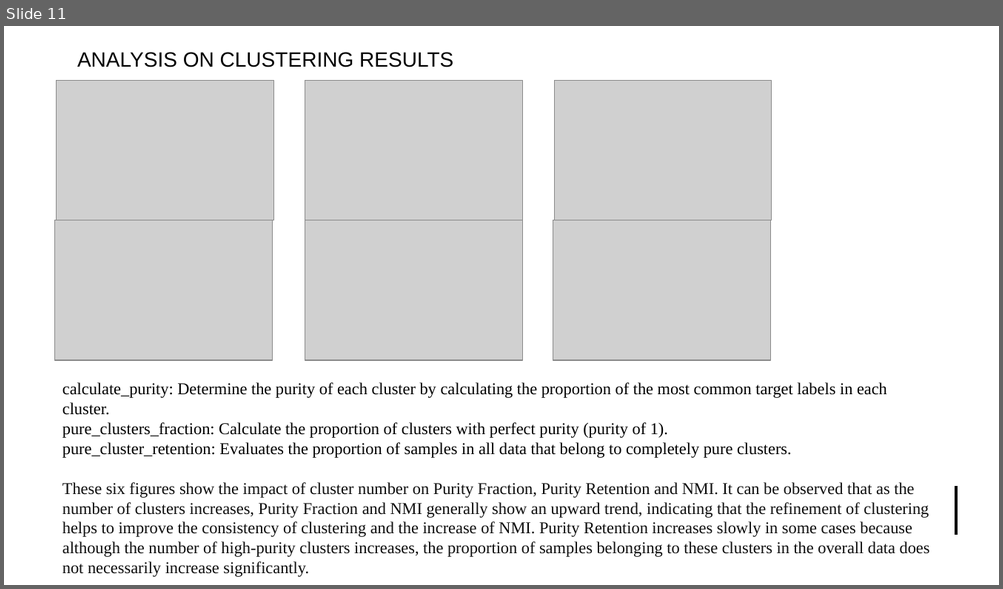
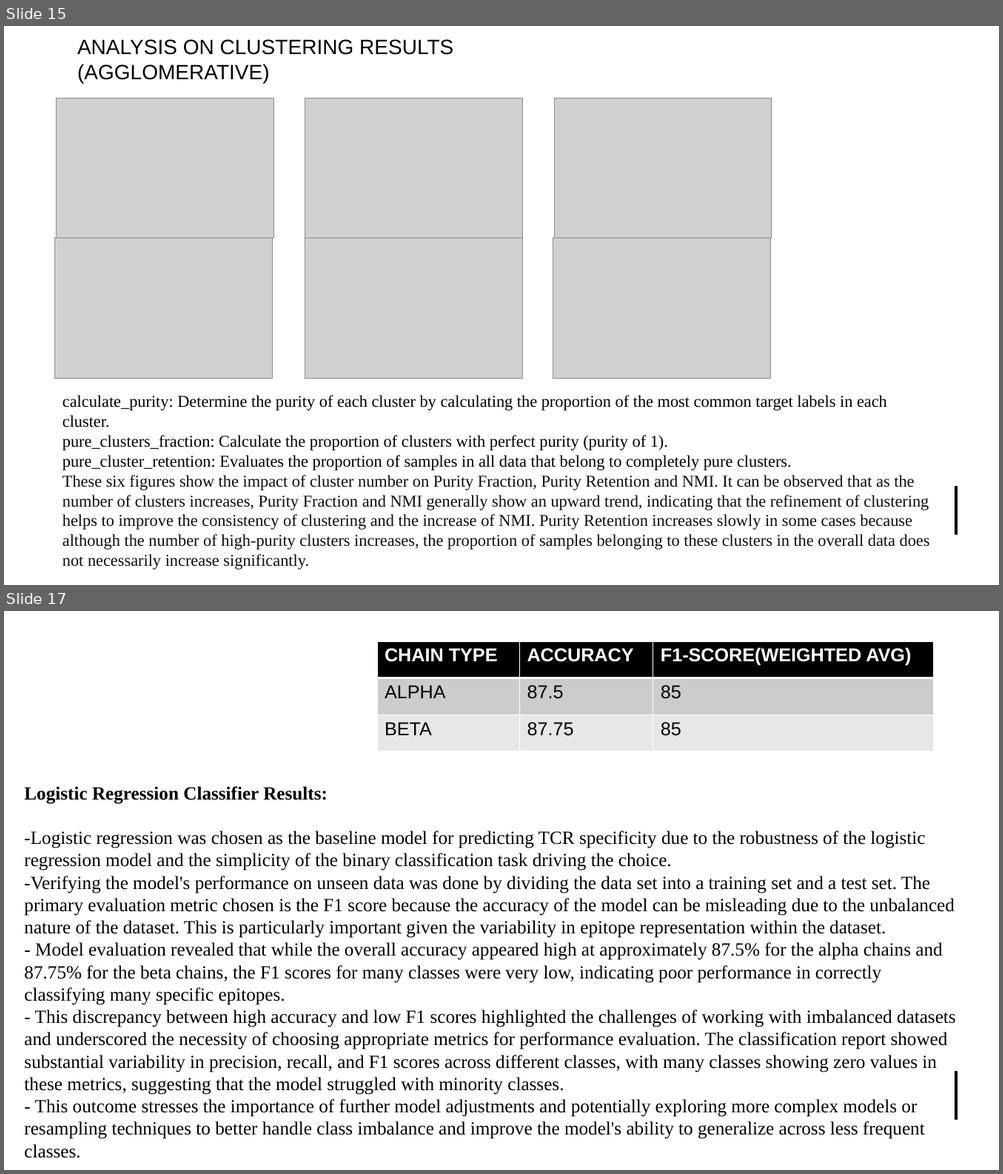
Before and after one commit to UoB-DSMP-2023-24/dsmp-2024-group4, a slide deck: summative presentation/Summative Oral Presentation-Group 4.pptx. Shown one above the other, each under a label of ours: slide 11 before the commit, slides 15 and 17 after it; the slides between them are not shown. The pictures are 1003x589 and 1003x1174 pixels, drawn with LibreOffice and Linux fonts; fonts in the diff are those of the drawing; grey boxes stand for pictures. Boxes give left, top, right and bottom in pixels: in the first picture for what was removed or moved away, otherwise in the second. Text is boxed around its words. In the diff, an @@ line names an element or a change of style, - is before the commit and + after.

```diff
--- a/summative presentation/Summative Oral Presentation-Group 4.pptx
+++ b/summative presentation/Summative Oral Presentation-Group 4.pptx
@@ slide 17 added at (4, 611, 999, 1170), background #FFFFFF; not listed: 1 template element that a slide beside it also shows @@
@@ table added at (377, 641, 933, 752), 3 rows, 3 columns @@
+CHAIN TYPE | ACCURACY | F1-SCORE(WEIGHTED AVG)
+ALPHA | 87.5 | 85
+BETA | 87.75 | 85
@@ text added at (24, 786, 956, 1159), 18 pt, text #000000 @@
+Logistic Regression Classifier Results:
+-Logistic regression was chosen as the baseline model for predicting TCR specificity due to the robustness of the logistic regression model and the simplicity of the binary classification task driving the choice.
+-Verifying the model's performance on unseen data was done by dividing the data set into a training set and a test set. The primary evaluation metric chosen is the F1 score because the accuracy of the model can be misleading due to the unbalanced nature of the dataset. This is particularly important given the variability in epitope representation within the dataset.
+- Model evaluation revealed that while the overall accuracy appeared high at approximately 87.5% for the alpha chains and 87.75% for the beta chains, the F1 scores for many classes were very low, indicating poor performance in correctly classifying many specific epitopes.
+- This discrepancy between high accuracy and low F1 scores highlighted the challenges of working with imbalanced datasets and underscored the necessity of choosing appropriate metrics for performance evaluation. The classification report showed substantial variability in precision, recall, and F1 scores across different classes, with many classes showing zero values in these metrics, suggesting that the model struggled with minority classes.
+- This outcome stresses the importance of further model adjustments and potentially exploring more complex models or resampling techniques to better handle class imbalance and improve the model's ability to generalize across less frequent classes.
@@ what was slide 11 is now slide 15 @@
@@ slide 15 changed as well @@
@@ title at (77, 39, 453, 83): text changed @@
-ANALYSIS ON CLUSTERING RESULTS
+ANALYSIS ON CLUSTERING RESULTS (AGGLOMERATIVE)
@@ 6 pictures: place and size @@
-6 pictures at (55, 81, 771, 361)
+6 pictures at (55, 99, 771, 379)
@@ text "calculate_purity: Determine the purity of ..." rewrapped from (62, 383, 930, 577) to (62, 395, 930, 570) @@
```
Also in this commit, not shown: 2 other slides changed, 16 other slides added, 8 slides removed, 1 other file.
